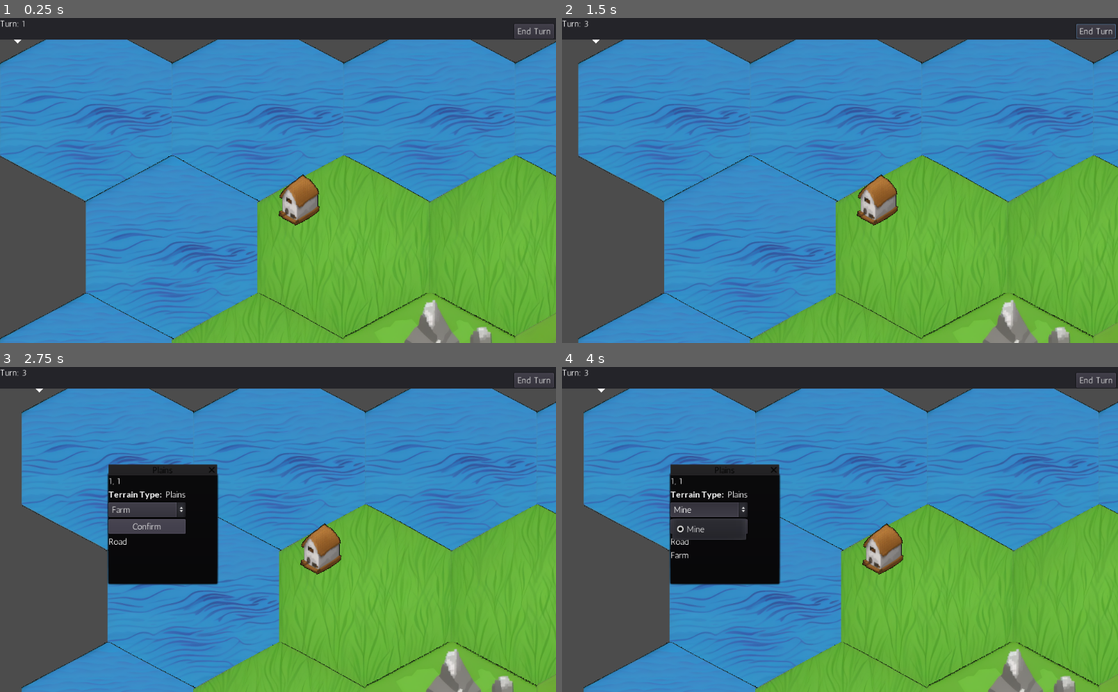
Above: before the commit, frames 1-4 (two rows, left to right).
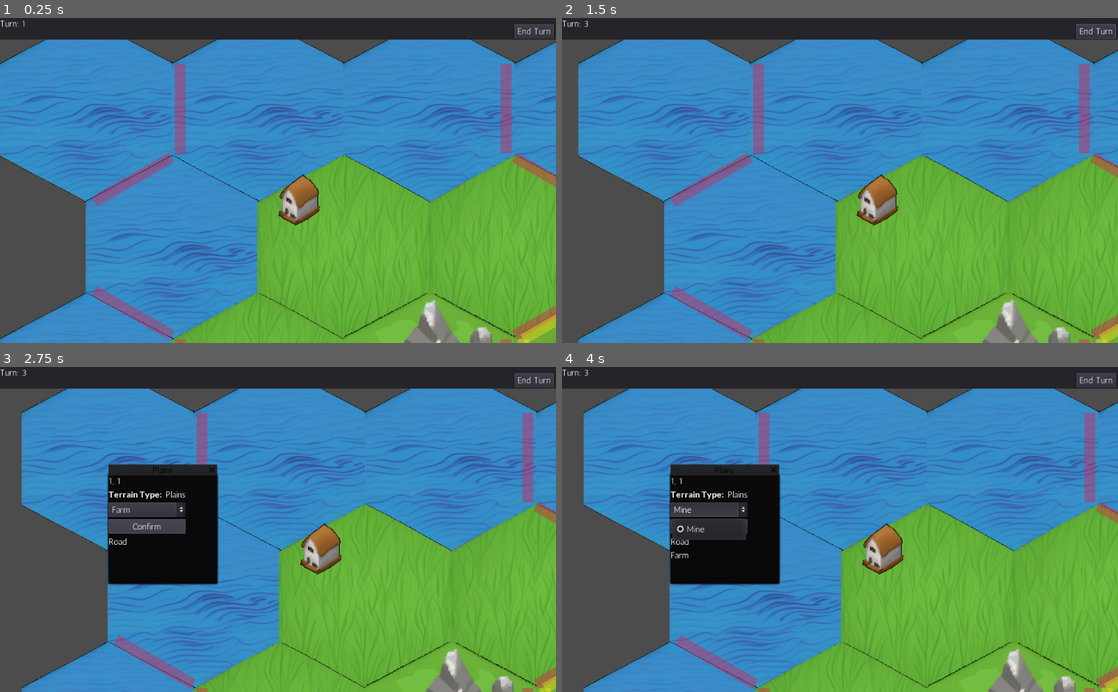
Above: after the commit, the same moments.

Repository: rantahar/city_states
Game: Godot game, scene res://hexmap.tscn
The game is run twice, just before and just after one commit, with the same random seed, the same clock (stepped at 60 frames per second) and the same inputs.
Inputs (mouse positions are in pixels of both pictures, inside the frame that each line leads up to):
- Up to frame 1 (0.25 s): no input
- Up to frame 2 (1.5 s): click "End Turn" at 0.5 s; tap Enter at 1.25 s; move the mouse to (962, 164) at 1.27 s; hold Right (ui_right) from 1.28 s (still down); click (962, 164) at 1.42 s
- Up to frame 3 (2.75 s): release Right (ui_right) at 2 s; click "Confirm" at 2 s
- Up to frame 4 (4 s): click "Confirm" at 2.75 s; click "Mine" at 3.5 s

The runs differ from the first frame. In frame 1, 3.0% of the frame differs, in the area x 2-100%, y 6-100%; in frame 2, 2.7%; in frame 3, 1.8%; in frame 4, 1.8%.

Commit message:
Fix boundary drawing and add player colors

Diff:
--- a/BuildingLayer.gd
+++ b/BuildingLayer.gd
@@ -1,10 +1,10 @@
 extends TileMap
 
 onready var game = get_node("/root/Game")
-var line_color := Color(1, 1, 1, 1.0)
+onready var map = get_node("/root/Game/Map")
+var color_alpha := 0.4
 var line_width := 20
 var border_nodes := [] # Keep track of Line2D nodes for borders
-
 
 func update_borders():
 	for city in game.cities:
@@ -20,48 +20,55 @@
 			var tile = game.grid[i][j]
 			draw_tile_borders(tile)
 
+func tile_center(tile):
+	var cell_size: Vector2 = get_cell_size()
+	var radius = cell_size.x / (2.0 * cos(PI / 6.0))
+	var base_coord = map_to_world(tile.location)
+	# Weird adjustment of 15 pixels due to tile shape
+	var center_coord  = base_coord + Vector2(cell_size.x/2, radius-15)
+	return (center_coord - map.position) / map.scale.x
+
 func draw_tile_borders(tile):
-	var tile_location = tile.location
+	if not tile.player_owner:
+		return
+
 	for direction in tile.neighbours.keys():
 		var neighbour = tile.neighbours[direction]
-		var neighbor_pos = neighbour.location
 		if neighbour.player_owner != tile.player_owner:
 			var border_line = Line2D.new()
 			border_line.width = line_width
-			border_line.default_color = line_color
+			var color : Color = tile.player_owner.color
+			border_line.default_color = Color(color.r, color.g, color.b, color_alpha)
 			border_nodes.append(border_line) # Keep track for later removal
 
-			var dir = neighbor_pos - tile_location
-			var start_point = map_to_world(tile_location) + dir_to_edge_offset(dir, true)
-			var end_point = map_to_world(tile_location) + dir_to_edge_offset(dir, false)
-			print(tile_location, direction, start_point, end_point)
-			border_line.add_point(Vector2(40, 40))
-			border_line.add_point(Vector2(0, 0))
+			var start_point = tile_center(tile) + dir_to_edge_offset(direction, true)
+			var end_point = tile_center(tile) + dir_to_edge_offset(direction, false)
+			border_line.add_point(start_point)
+			border_line.add_point(end_point)
 
 			add_child(border_line)
 
-
 func dir_to_edge_offset(direction, start_point):
 	var cell_size: Vector2 = get_cell_size()
-	var angle_deg: float
-	var radius = cell_size.x / (2.0 * cos(PI / 6.0))
+	var angle: float
+	var radius = cell_size.x / (2.0 * cos(PI / 6.0)) * 0.9
 
 	match direction:
+		"southeast":
+			angle = 0
 		"east":
-			angle_deg = 0
-		"southeast":
-			angle_deg = PI / 3.0
+			angle = PI / 3.0
+		"northeast":
+			angle = 2 * PI / 3.0
+		"northwest":
+			angle = 3 * PI / 3.0
+		"west":
+			angle = 4 * PI / 3.0
 		"southwest":
-			angle_deg = 2 * PI / 3.0
-		"west":
-			angle_deg = 3 * PI / 3.0
-		"northwest":
-			angle_deg = 4 * PI / 3.0
-		"northeast":
-			angle_deg = 5 * PI / 3.0
+			angle = 5 * PI / 3.0
 
-	# Convert the angle from degrees to radians for calculation
-	var angle_rad = deg2rad(angle_deg)
+	if not start_point:
+		angle += PI / 3.0
 
 	# Calculate the offset for an individual corner
-	return Vector2(radius * cos(angle_rad), radius * sin(angle_rad))
+	return Vector2(radius * sin(angle), radius * cos(angle))
--- a/City.gd
+++ b/City.gd
@@ -12,6 +12,9 @@
 	self.player = _player
 	self.level = 0
 
+	self.tile.city_owner = self
+	self.tile.player_owner = player
+
 	for direction in tile.neighbours.keys():
 		var neighbour = tile.neighbours[direction]
 		if neighbour.city_owner == null:
--- a/game.gd
+++ b/game.gd
@@ -1,8 +1,8 @@
 extends Node2D
 
 var players = [
-	LocalHumanPlayer.new(),
-	AIPlayer.new()
+	LocalHumanPlayer.new(0),
+	AIPlayer.new(1)
 ]
 var grid = []
 var cities = []
@@ -12,11 +12,11 @@
 var current_player = players[playerIndex]
 
 var map = [
-	[3, 3, 3, 3, 3],
-	[3, 0, 0, 2, 3],
-	[3, 0, 1, 2, 3],
-	[3, 1, 1, 2, 3],
-	[3, 3, 3, 3, 3]
+	[3, 3, 3, 3, 3, 3],
+	[3, 0, 0, 2, 3, 3],
+	[3, 0, 1, 2, 2, 3],
+	[3, 1, 1, 2, 3, 3],
+	[3, 3, 3, 3, 3, 3]
 ]
 
 
@@ -34,8 +34,8 @@
 
 func _ready():
 	print("Game ready")
-	var grid_width = len(map)
-	var grid_height = len(map[0])
+	var grid_width = len(map[0])
+	var grid_height = len(map)
 	for i in range(grid_width):
 		grid.append([])
 		for j in range(grid_height):
@@ -46,7 +46,7 @@
 			var tile = grid[i][j]
 			var neighbor_positions
 			var neighbor_directions = ["west", "east", "northwest", "northeast", "southwest", "southeast"]
-			if j % 2 == 0:
+			if j % 2 == 1:
 				neighbor_positions = [
 					Vector2(i-1, j), Vector2(i+1, j),
 					Vector2(i, j-1), Vector2(i+1, j-1),
--- a/player/AIPlayer.gd
+++ b/player/AIPlayer.gd
@@ -1,5 +1,9 @@
 extends Player
 class_name AIPlayer
+
+
+func _init(player_number).(player_number):
+	pass
 
 func takeActions():
 	# Take an action as the AI
--- a/player/LocalHumanPlayer.gd
+++ b/player/LocalHumanPlayer.gd
@@ -1,5 +1,9 @@
 extends Player
 class_name LocalHumanPlayer
+
+
+func _init(player_number).(player_number):
+	pass
 
 func end_turn():
 	self.is_done = true
--- a/player/Player.gd
+++ b/player/Player.gd
@@ -4,6 +4,36 @@
 var score = 0
 var resources = []
 var is_done = false
+
+var color: Color = Color(1, 1, 1, 1)
+
+# A list of easily distinguishable colors. Each new player takes the next available color.
+var color_options = [
+	Color('e6194b'), # Red
+	Color('ffe119'), # Yellow
+	Color('4363d8'), # Blue
+	Color('f58231'), # Orange
+	Color('911eb4'), # Purple
+	Color('42d4f4'), # Cyan
+	Color('f032e6'), # Magenta
+	Color('bfef45'), # Lime
+	Color('fabebe'), # Pink
+	Color('008080'), # Teal
+	Color('e6beff'), # Violet
+	Color('9a6324'), # Brown
+	Color('6cd48b'), # Green
+	# Add more colors as needed
+]
+
+func generate_random_color():
+	return Color(randf(), randf(), randf())
+
+func _init(player_number):
+	if player_number < color_options.size():
+		color = color_options[player_number]
+	else:
+		print("Out of unique predefined colors. Using random color.")
+		color = generate_random_color()
 
 func start_turn():
 	is_done = false
--- a/player/RemotePlayer.gd
+++ b/player/RemotePlayer.gd
@@ -1,6 +1,9 @@
 extends Player
 class_name RemotePlayer
 
+
+func _init(player_number).(player_number):
+	pass
 
 func takeActions():
 	# Check for input from the server
